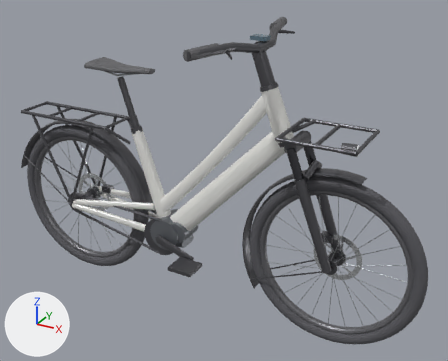
A saved change to the glTF model docs/models/emtb-news-amflow-ue-carbon-pro.glb.
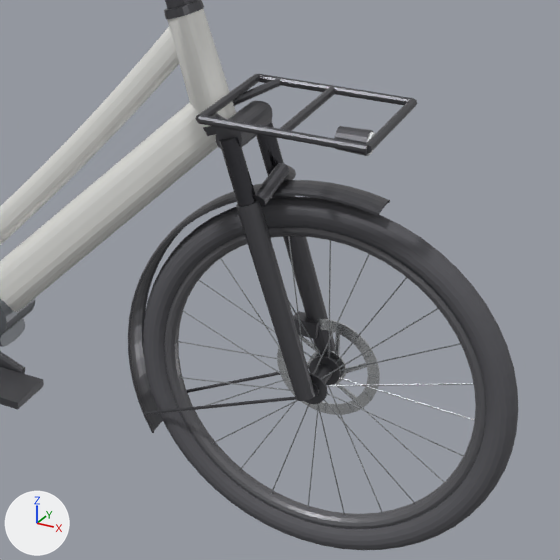
Old and new are each drawn whole from a 50 mm lens placed at (1.127, -1.828, 1.461), pointed at (0.097, 0.046, 0.525) and again close up on the part from 41% to 100% of the width and 23% to 97% of the height. Every picture has the same lights, and +X, +Y and +Z are marked at lower left. The older version's two pictures come first. Vertices at exactly the same position are counted once.

Objects in the first close-up: 'accessories_fenders', 'accessories_front_rack', 'drivetrain_crankset', 'fork_crown', 'fork_lowers', 'fork_stanchions', 'frame_downtube', 'frame_headtube', 'frame_stepthrough_toptube', 'front_wheel_brake_rotor', 'front_wheel_rim', 'front_wheel_spokes', 'front_wheel_tire' and 7 more.
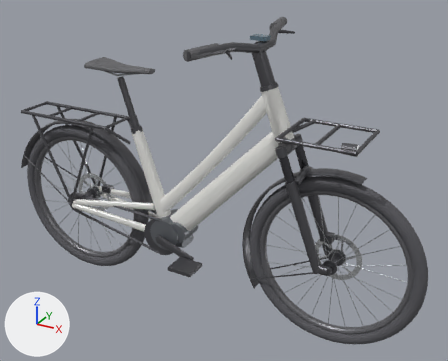
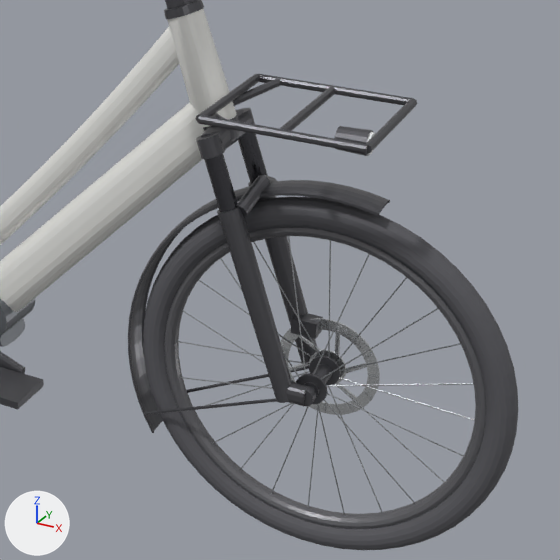
Boxes (x1, y1, x2, y2) around the edits, measured in the close-ups (560 x 560 px):
'fork_lowers', reshaped
    before: (236, 163, 335, 401)
    after: (217, 175, 317, 407)
'fork_stanchions', moved
    before: (219, 121, 284, 206)
    after: (204, 132, 268, 212)
'fork_crown', reshaped (6% taller)
    before: (216, 101, 272, 149)
    after: (196, 108, 255, 159)
part 3 of me_fork_lowers, added
    after: (259, 196, 317, 369)
part 4 of me_fork_lowers, added
    after: (221, 218, 292, 403)
part 5 of me_fork_lowers, added
    after: (304, 387, 316, 407)
part 6 of me_fork_lowers, added
    after: (217, 208, 244, 225)
part 7 of me_fork_lowers, added
    after: (236, 175, 277, 217)
part 8 of me_fork_lowers, deleted
    before: (254, 163, 296, 207)
part 9 of me_fork_lowers, cut back
    before: (236, 180, 335, 401)
    after: (286, 382, 308, 406)

The change in detail:
me_fork_crown is used by ob_fork_crown; location (0.0, 0.0, 0.0).
me_fork_crown had 110 vertices, 212 faces and spanned x 0.3537..0.4249, y -0.064..0.064, z 0.711..0.7672.
me_fork_crown now has 311 vertices, 604 faces and spans x 0.3273..0.396, y -0.0826..0.0826, z 0.7002..0.7517.
me_fork_crown part 1: 110 vertices removed from x 0.3537..0.4249, y -0.064..0.064, z 0.711..0.7672; 311 vertices added at x 0.3273..0.396, y -0.0826..0.0826, z 0.7002..0.7517.
me_fork_stanchions is used by ob_fork_stanchions; location (0.0, 0.0, 0.0).
me_fork_stanchions had 148 vertices, 288 faces and spanned x 0.388..0.454, y -0.079..0.079, z 0.639..0.751.
me_fork_stanchions now has 148 vertices, 288 faces and spans x 0.36..0.426, y -0.079..0.079, z 0.615..0.728.
me_fork_stanchions part 2: the whole mesh is moved by (-0.028, 0.0, -0.023).
me_fork_lowers is used by ob_fork_lowers; location (0.0, 0.0, 0.0).
me_fork_lowers had 222 vertices, 432 faces and spanned x 0.422..0.572, y -0.083..0.083, z 0.318..0.695.
me_fork_lowers now has 490 vertices, 944 faces and spans x 0.39..0.572, y -0.084..0.084, z 0.306..0.668.
me_fork_lowers part 3: the loose piece of 92 vertices spanning x 0.422..0.572, y 0.043..0.083, z 0.318..0.651 is copied, and the copy is multiplied about its middle by the matrix ((0.964, -0.002, 0.0), (0.002, 0.964, -0.006), (0.0, 0.006, 0.964)), then moved by (-0.03, 0.001, -0.018); it spans x 0.394..0.54, y 0.045..0.083, z 0.306..0.627.
me_fork_lowers part 4: the loose piece of 92 vertices spanning x 0.422..0.572, y -0.083..-0.043, z 0.318..0.651 is copied, and the copy is multiplied about its middle by the matrix ((0.964, 0.002, 0.0), (-0.002, 0.964, 0.006), (0.0, -0.006, 0.964)), then moved by (-0.03, -0.001, -0.018); it spans x 0.394..0.54, y -0.083..-0.045, z 0.306..0.627.
me_fork_lowers part 5: a new loose piece, a 16-sided cylinder along y spanning x 0.541..0.572, y -0.066..-0.052, z 0.308..0.338, in mat_anodized_dark_alloy (dark grey #606065).
me_fork_lowers part 6: a new loose piece of 56 vertices spanning x 0.39..0.435, y -0.084..-0.044, z 0.602..0.635, in mat_anodized_dark_alloy (dark grey #606065).
me_fork_lowers part 7: a new loose piece of 38 vertices spanning x 0.417..0.451, y -0.069..0.069, z 0.616..0.668, in mat_anodized_dark_alloy (dark grey #606065).
me_fork_lowers part 8: the loose piece of 38 vertices spanning x 0.447..0.482, y -0.07..0.07, z 0.64..0.695 is deleted.
me_fork_lowers part 9: 182 vertices removed from x 0.422..0.572, y -0.083..0.083, z 0.318..0.651; 86 vertices added at x 0.518..0.558, y -0.076..0.076, z 0.307..0.341.
Other edits to the shape of me_fork_lowers do not show in these pictures.
